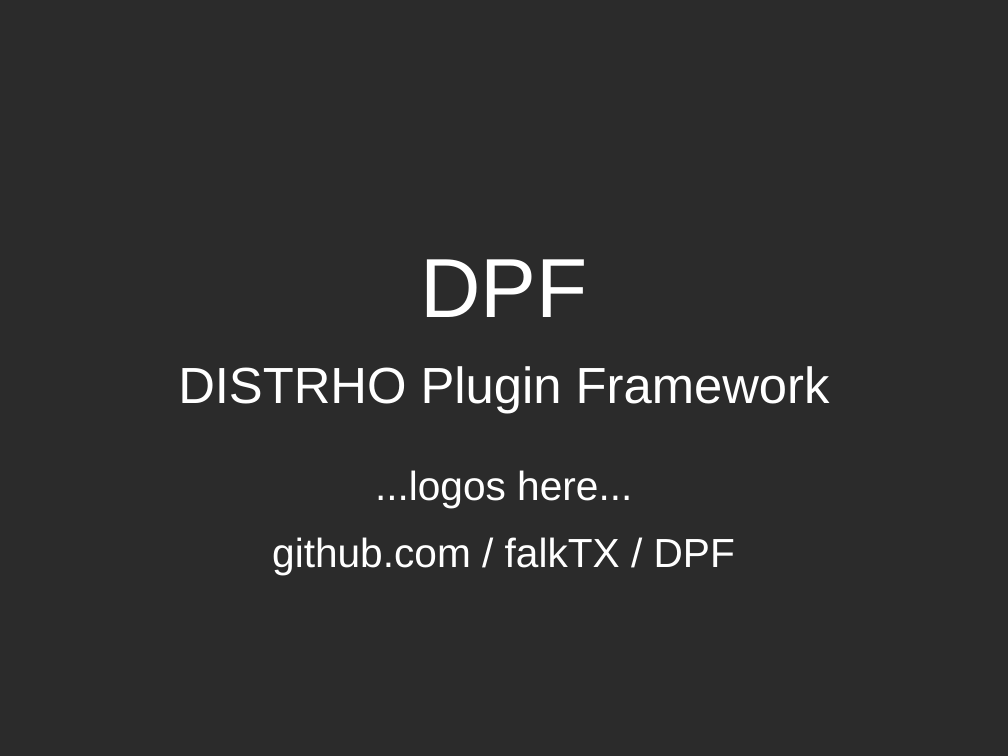
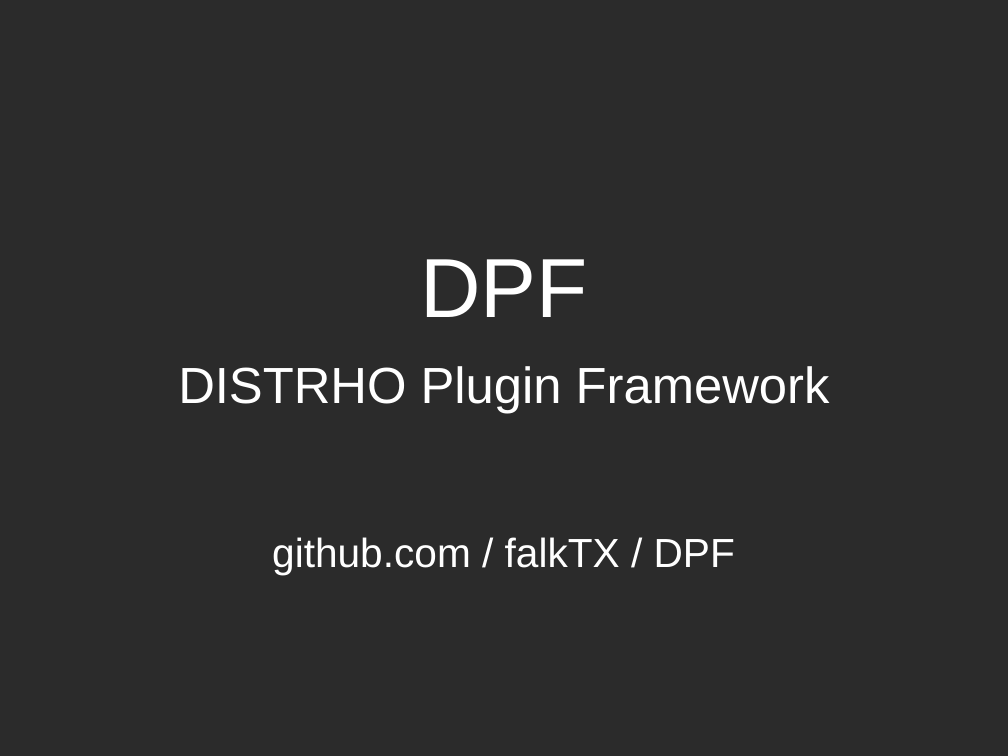
Before and after one commit to DISTRHO/DPF, a slide deck: slide 1 of lac/2014-small-talk.odp. Drawn at 1008x756 pixels with LibreOffice and Linux fonts; fonts in the diff are those of the drawing; background and template pictures are left out; a plain dark background stands for a picture behind light text. Boxes give left, top, right and bottom in pixels: in the first picture for what was removed or moved away, otherwise in the second. Text is boxed around its words. In the diff, an @@ line names an element or a change of style, - is before the commit and + after.

```diff
--- a/lac/2014-small-talk.odp
+++ b/lac/2014-small-talk.odp
@@ text at (x1=375, y1=470, x2=632, y2=508): paragraph removed @@
-...logos here...
```
Also in this commit, not shown: 1 other slide changed.
